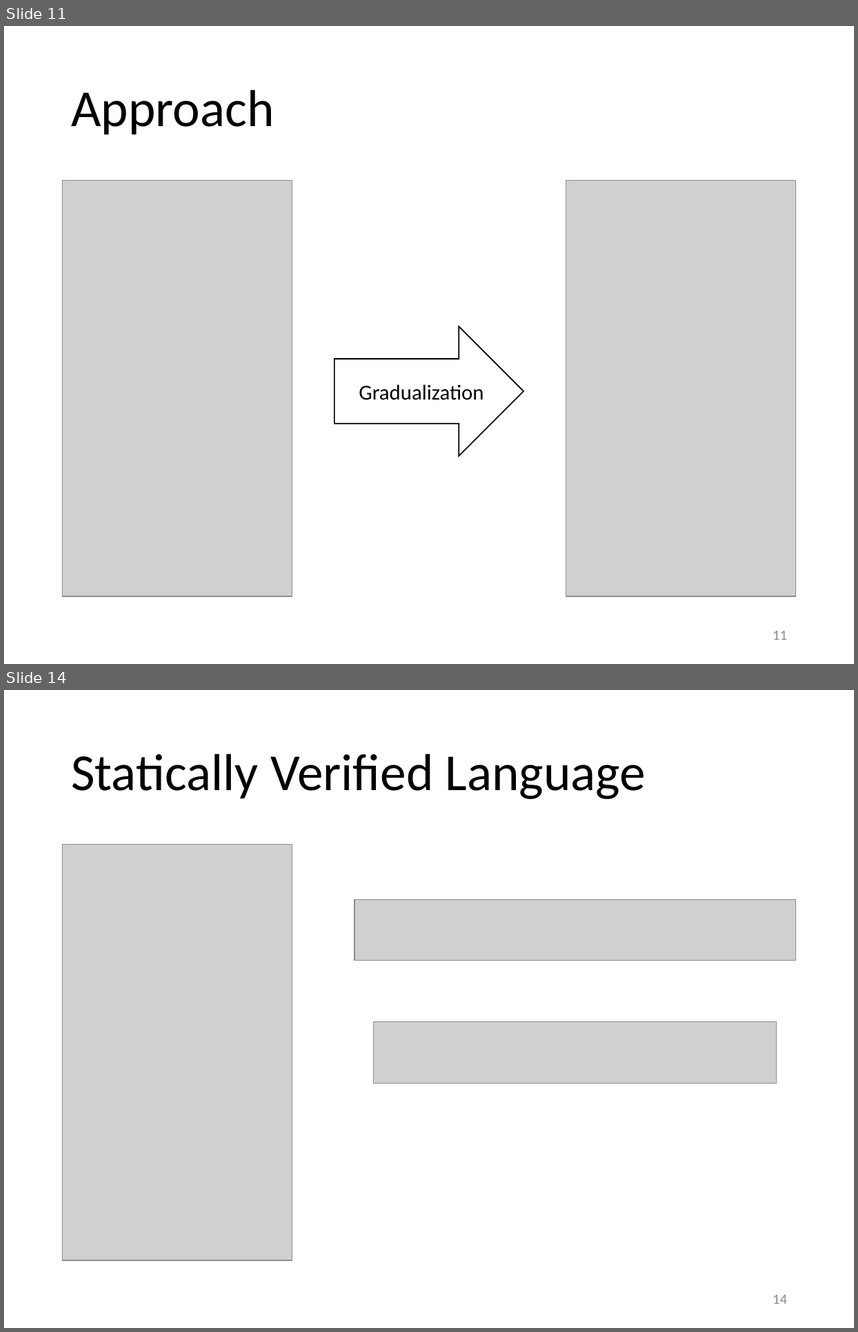
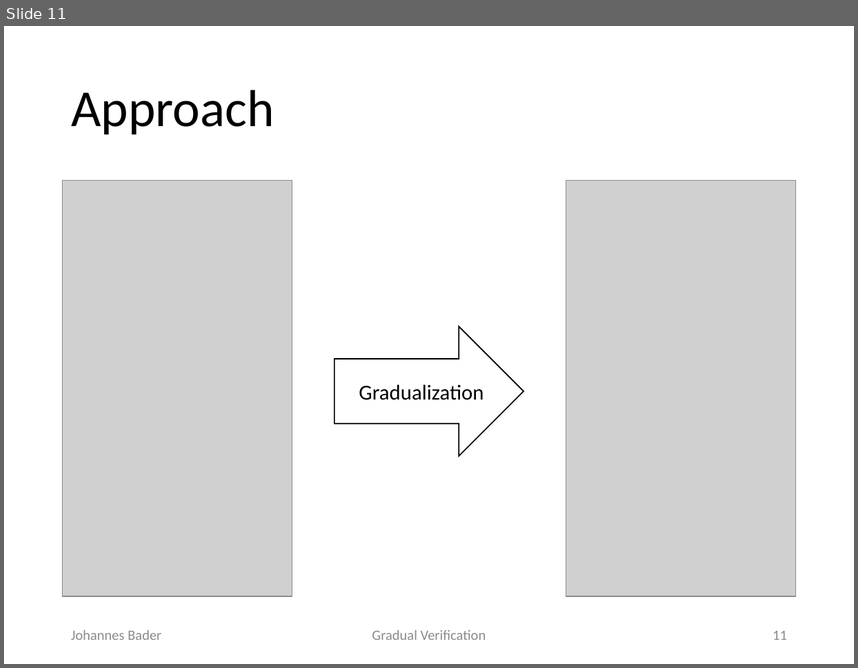
Before and after one commit to olydis/GradVerThesis, a slide deck: presentation/PLunch.pptm. Shown one above the other, each under a label of ours: slides 11 and 14 before the commit, slide 11 after it; the slides between them are not shown. The pictures are 858x1332 and 858x668 pixels, drawn with LibreOffice and Linux fonts; fonts in the diff are those of the drawing; grey boxes stand for pictures. Boxes give left, top, right and bottom in pixels: in the first picture for what was removed or moved away, otherwise in the second. Text is boxed around its words. In the diff, an @@ line names an element or a change of style, - is before the commit and + after.

```diff
--- a/presentation/PLunch.pptm
+++ b/presentation/PLunch.pptm
@@ slide 14 removed at [4,690,854,1328], background #FFFFFF @@
@@ title removed at [71,753,646,799] @@
-Statically Verified Language
@@ picture removed at [63,845,292,1261] @@
@@ picture removed at [355,899,795,960] @@
@@ picture removed at [374,1021,777,1083] @@
@@ page number removed at [773,1294,787,1303] @@
-14
@@ slide 11 changed as well @@
@@ text added at [71,630,161,639], 12 pt, text #8C8C8C @@
+Johannes Bader
@@ text added at [372,630,486,639], 12 pt, text #8C8C8C @@
+Gradual Verification
```
Also in this commit, not shown: 39 other slides changed, 5 slides added, 3 other slides removed.
